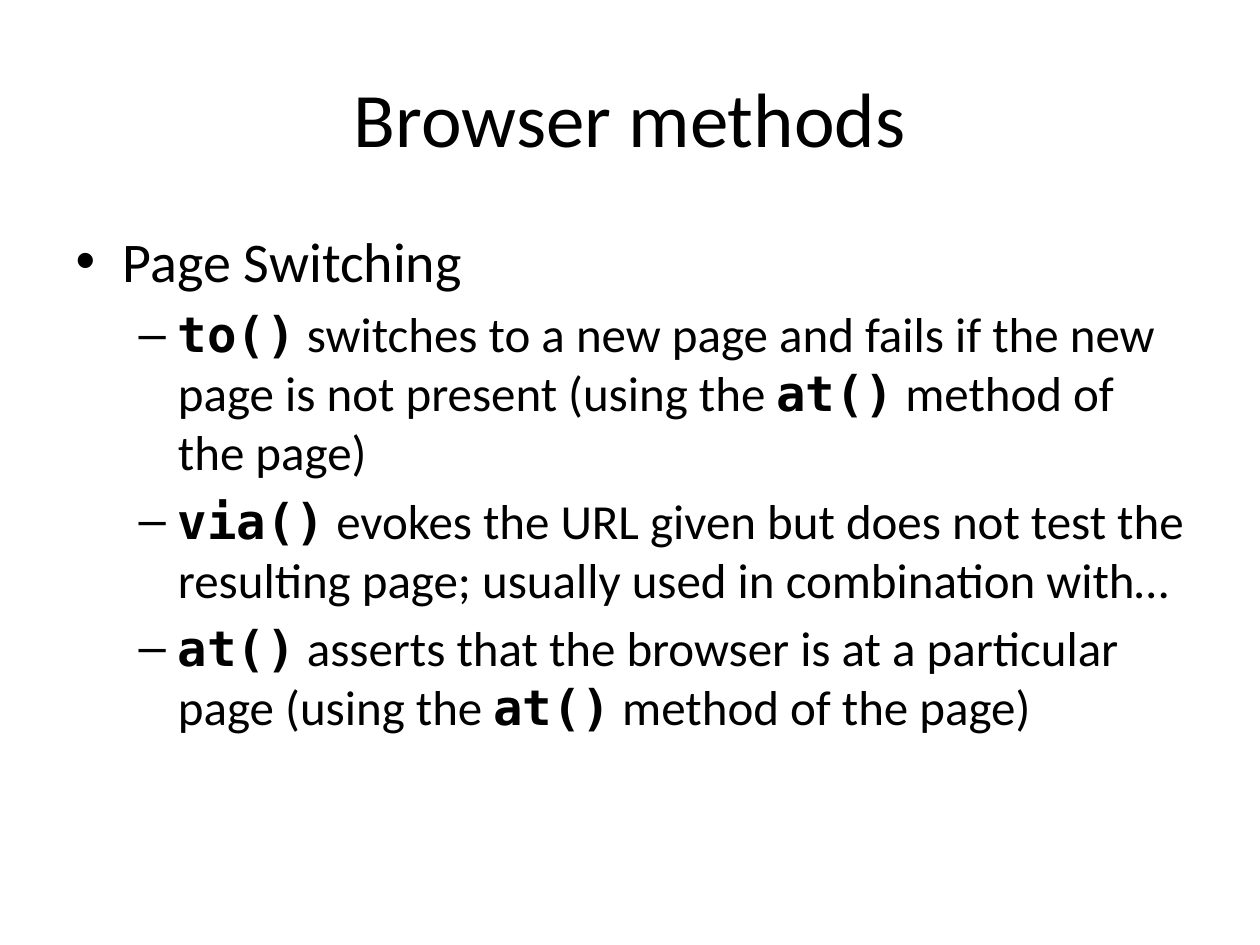
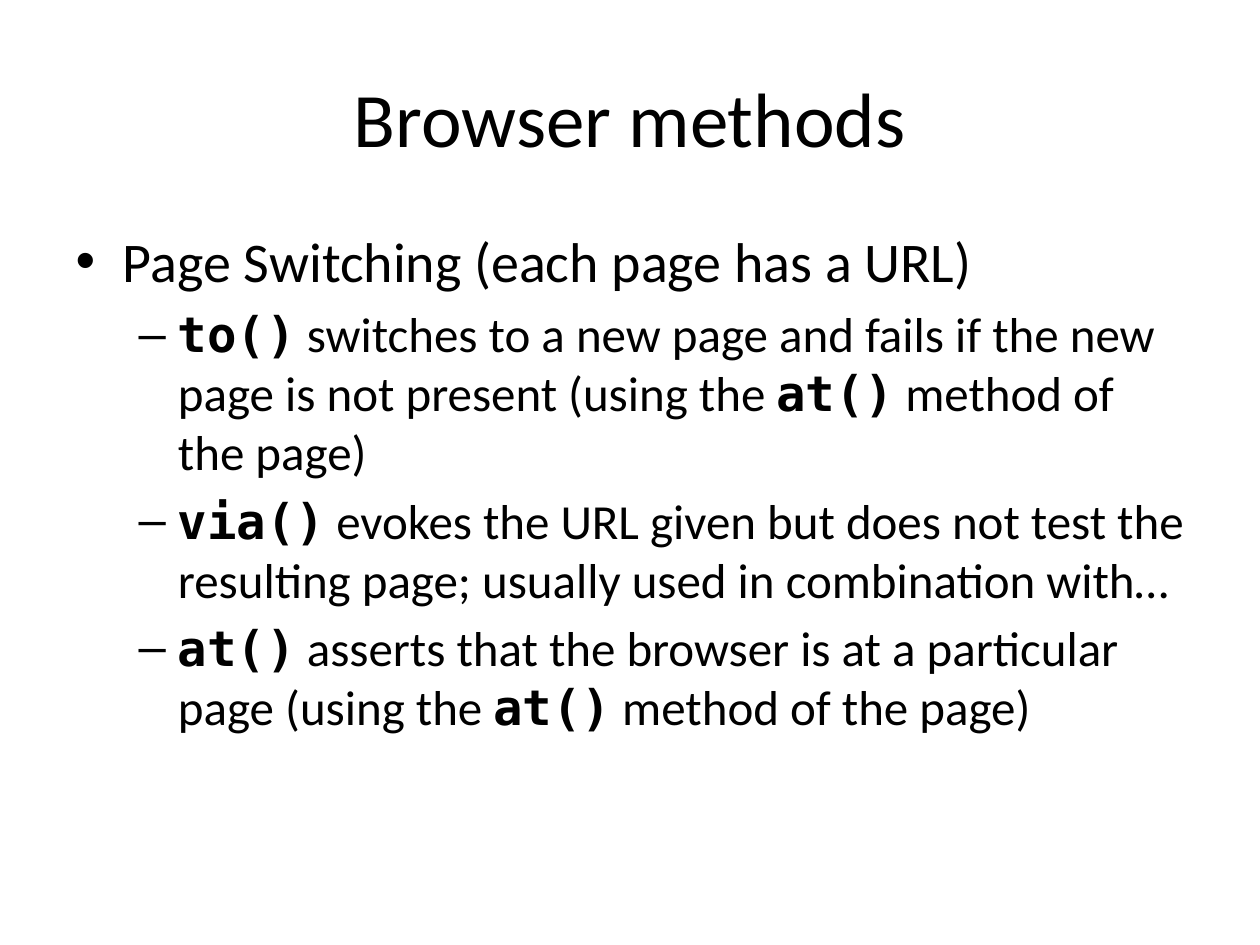
Before and after one commit to RichardAlexanderGreen/example-geb, a slide deck: slide 15 of GebTalk.pptx. Drawn at 1260x945 pixels with LibreOffice and Linux fonts; fonts in the diff are those of the drawing. Boxes give left, top, right and bottom in pixels: in the first picture for what was removed or moved away, otherwise in the second. Text is boxed around its words. In the diff, an @@ line names an element or a change of style, - is before the commit and + after.

```diff
--- a/GebTalk.pptx
+++ b/GebTalk.pptx
@@ text at bbox=[123, 241, 972, 292]: text changed @@
-• Page Switching
+• Page Switching (each page has a URL)
```
Also in this commit, not shown: 8 other slides changed.
